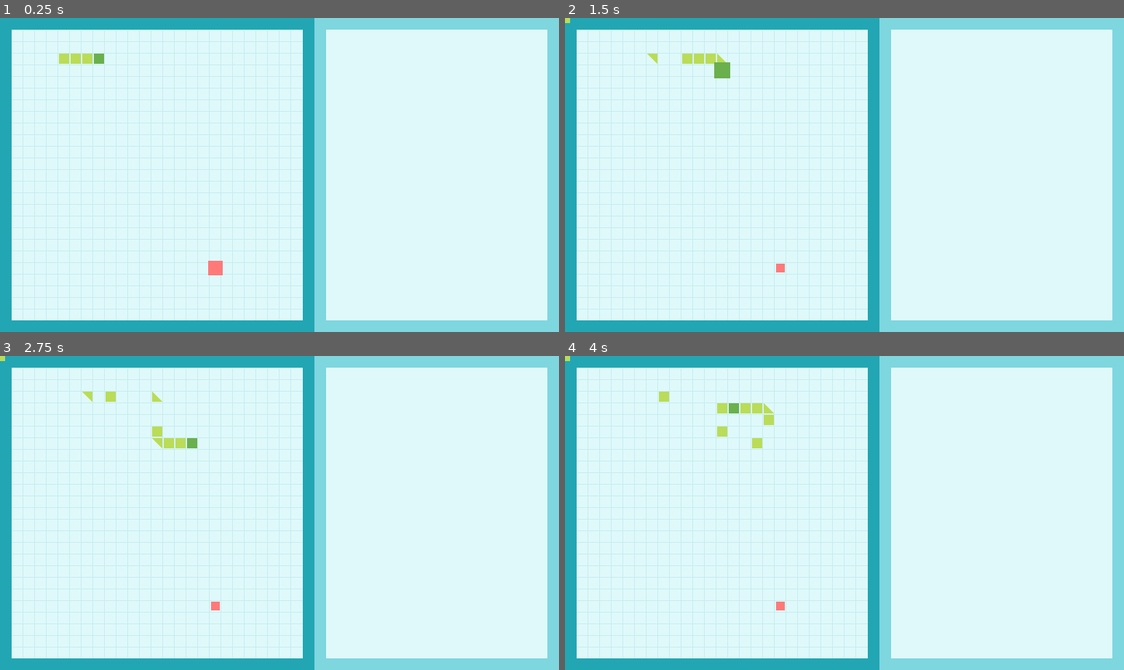
Above: before the commit, frames 1-4 (two rows, left to right).
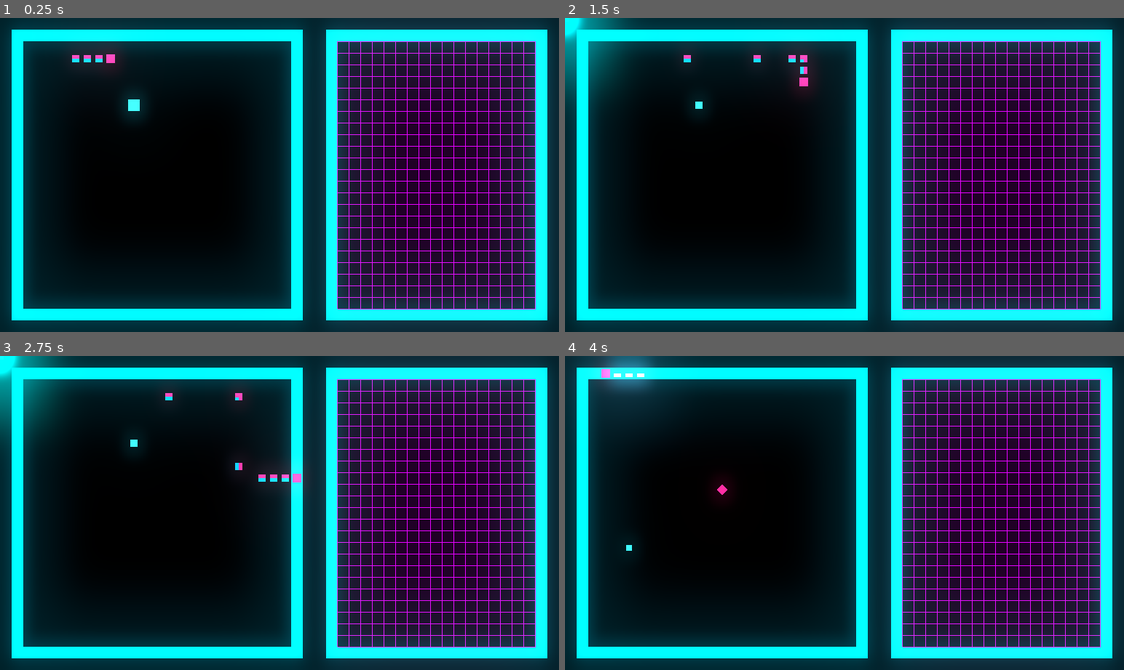
Above: after the commit, the same moments.

Repository: mikahimself/snake
Game: Godot game, scene res://scenes/GameScreen.tscn
Two runs of this game, one before a commit and one after it. Both use one fixed random seed, a clock stepped at 60 frames per second and the inputs below.
Inputs:
- Up to frame 1 (0.25 s): no input
- Up to frame 2 (1.5 s): hold Right (ui_right) 0.53-1.28 s; hold G (grow_snake, bound only after the commit) 0.53-1.28 s; tap Space (ui_select) at 0.77, 0.8, 1.07, 1.35 s; hold Down (ui_down) from 1.28 s (still down)
- Up to frame 3 (2.75 s): tap Space (ui_select) at 1.52, 1.82, 2.3 s; tap G (grow_snake, bound only after the commit) at 1.55 s; release Down (ui_down) at 2.03 s; hold Right (ui_right) from 2.03 s (still down); hold G (grow_snake, bound only after the commit) from 2.03 s (still down)
- Up to frame 4 (4 s): release Right (ui_right) at 2.78 s; release G (grow_snake, bound only after the commit) at 2.78 s; hold Up (ui_up) 2.78-3.53 s; tap G (grow_snake, bound only after the commit) at 2.85 s; tap Space (ui_select) at 3.02, 3.32 s; hold Left (ui_left) from 3.53 s (still down); hold Space (ui_select) from 3.53 s (still down)

The runs differ from the first frame. In frame 1, 100% of the frame differs, in the area x 0-100%, y 0-100%; in frame 2, 100%; in frame 3, 100%; in frame 4, 100%.

Commit message:
Add nightmarish 80s neon look and feel. Add pause and restart menus

Diff:
--- /dev/null
+++ b/fonts/pause_subtitle_font.tres
@@ -0,0 +1,7 @@
+[gd_resource type="DynamicFont" load_steps=2 format=2]
+
+[ext_resource path="res://fonts/trs-million rg.ttf" type="DynamicFontData" id=1]
+
+[resource]
+size = 24
+font_data = ExtResource( 1 )
--- /dev/null
+++ b/fonts/pause_title_font.tres
@@ -0,0 +1,7 @@
+[gd_resource type="DynamicFont" load_steps=2 format=2]
+
+[ext_resource path="res://fonts/trs-million rg.ttf" type="DynamicFontData" id=1]
+
+[resource]
+size = 48
+font_data = ExtResource( 1 )
--- a/project.godot
+++ b/project.godot
@@ -17,6 +17,7 @@
 
 config/name="sneɪk"
 run/main_scene="res://scenes/GameScreen.tscn"
+boot_splash/bg_color=Color( 0, 0, 0, 1 )
 config/icon="res://icon.png"
 
 [display]
@@ -25,9 +26,22 @@
 window/size/height=432
 window/stretch/mode="2d"
 
+[input]
+
+grow_snake={
+"deadzone": 0.5,
+"events": [ Object(InputEventKey,"resource_local_to_scene":false,"resource_name":"","device":0,"alt":false,"shift":false,"control":false,"meta":false,"command":false,"pressed":false,"scancode":71,"unicode":0,"echo":false,"script":null)
+ ]
+}
+reset_game={
+"deadzone": 0.5,
+"events": [ Object(InputEventKey,"resource_local_to_scene":false,"resource_name":"","device":0,"alt":false,"shift":false,"control":false,"meta":false,"command":false,"pressed":false,"scancode":89,"unicode":0,"echo":false,"script":null)
+ ]
+}
+
 [rendering]
 
-quality/driver/driver_name="GLES2"
 vram_compression/import_etc=true
 vram_compression/import_etc2=false
+environment/default_clear_color=Color( 0, 0, 0, 1 )
 environment/default_environment="res://default_env.tres"
--- a/scenes/BorderTile.tscn
+++ b/scenes/BorderTile.tscn
@@ -1,6 +1,9 @@
-[gd_scene load_steps=2 format=2]
+[gd_scene load_steps=3 format=2]
 
 [ext_resource path="res://art/border-tile.png" type="Texture" id=1]
 
+[sub_resource type="CanvasItemMaterial" id=1]
+
 [node name="BorderTile" type="Sprite"]
+material = SubResource( 1 )
 texture = ExtResource( 1 )
--- a/scenes/Fruit.tscn
+++ b/scenes/Fruit.tscn
@@ -1,9 +1,28 @@
-[gd_scene load_steps=3 format=2]
+[gd_scene load_steps=5 format=2]
 
 [ext_resource path="res://art/fruit.png" type="Texture" id=1]
 
-[sub_resource type="Animation" id=1]
-resource_name = "Spawn"
+[sub_resource type="CanvasItemMaterial" id=1]
+blend_mode = 1
+
+[sub_resource type="Animation" id=2]
+resource_name = "Pulse"
+length = 2.0
+loop = true
+tracks/0/type = "value"
+tracks/0/path = NodePath(".:scale")
+tracks/0/interp = 1
+tracks/0/loop_wrap = true
+tracks/0/imported = false
+tracks/0/enabled = true
+tracks/0/keys = {
+"times": PoolRealArray( 0, 1, 2 ),
+"transitions": PoolRealArray( 1, 1, 1 ),
+"update": 0,
+"values": [ Vector2( 1, 1 ), Vector2( 1.1, 1.1 ), Vector2( 1, 1 ) ]
+}
+
+[sub_resource type="Animation" id=3]
 length = 0.7
 step = 0.05
 tracks/0/type = "value"
@@ -20,8 +39,11 @@
 }
 
 [node name="Fruit" type="Sprite"]
+material = SubResource( 1 )
+scale = Vector2( 1.03306, 1.03306 )
 z_index = 5
 texture = ExtResource( 1 )
 
 [node name="AnimationPlayer" type="AnimationPlayer" parent="."]
-anims/Spawn = SubResource( 1 )
+anims/Pulse = SubResource( 2 )
+anims/Spawn = SubResource( 3 )
--- /dev/null
+++ b/scenes/GameOverScreen.tscn
@@ -0,0 +1,44 @@
+[gd_scene load_steps=3 format=2]
+
+[ext_resource path="res://fonts/pause_title_font.tres" type="DynamicFont" id=1]
+[ext_resource path="res://fonts/pause_subtitle_font.tres" type="DynamicFont" id=2]
+
+[node name="GameOverScreen" type="Node2D"]
+pause_mode = 2
+visible = false
+z_index = 100
+
+[node name="ColorRect" type="ColorRect" parent="."]
+margin_left = 32.0
+margin_top = 32.0
+margin_right = 400.0
+margin_bottom = 400.0
+color = Color( 0, 0, 0, 1 )
+
+[node name="VBoxContainer" type="VBoxContainer" parent="ColorRect"]
+anchor_left = 0.5
+anchor_top = 0.5
+anchor_right = 0.5
+anchor_bottom = 0.5
+margin_left = -138.0
+margin_top = -84.0
+margin_right = 138.0
+margin_bottom = 8.0
+alignment = 1
+
+[node name="Title" type="Label" parent="ColorRect/VBoxContainer"]
+margin_right = 276.0
+margin_bottom = 58.0
+custom_fonts/font = ExtResource( 1 )
+custom_colors/font_color = Color( 0.776471, 0.901961, 0.00784314, 1 )
+text = "Game Over"
+align = 1
+
+[node name="Subtitle" type="Label" parent="ColorRect/VBoxContainer"]
+margin_top = 62.0
+margin_right = 276.0
+margin_bottom = 92.0
+custom_fonts/font = ExtResource( 2 )
+custom_colors/font_color = Color( 0.776471, 0.901961, 0.00784314, 1 )
+text = "Press Space to continue"
+align = 1
--- a/scenes/GameScreen.tscn
+++ b/scenes/GameScreen.tscn
@@ -1,10 +1,35 @@
-[gd_scene load_steps=2 format=2]
+[gd_scene load_steps=5 format=2]
 
 [ext_resource path="res://scripts/GameScreen.gd" type="Script" id=1]
+[ext_resource path="res://scenes/PauseScreen.tscn" type="PackedScene" id=2]
+[ext_resource path="res://scenes/GameOverScreen.tscn" type="PackedScene" id=3]
+
+[sub_resource type="Environment" id=1]
+background_mode = 4
+dof_blur_near_enabled = true
+dof_blur_near_amount = 0.03
+glow_enabled = true
+glow_intensity = 1.1
+glow_bloom = 0.1
+glow_blend_mode = 0
+glow_hdr_scale = 4.0
+glow_bicubic_upscale = true
 
 [node name="GameScreen" type="Node2D"]
 script = ExtResource( 1 )
 
 [node name="SpecialSpawnTimer" type="Timer" parent="."]
 one_shot = true
+
+[node name="WorldEnvironment" type="WorldEnvironment" parent="."]
+environment = SubResource( 1 )
+
+[node name="PauseScreen" parent="." instance=ExtResource( 2 )]
+
+[node name="GameOverScreen" parent="." instance=ExtResource( 3 )]
+
+[node name="GameOverTimer" type="Timer" parent="."]
+wait_time = 2.0
+one_shot = true
 [connection signal="timeout" from="SpecialSpawnTimer" to="." method="_on_SpecialSpawnTimer_timeout"]
+[connection signal="timeout" from="GameOverTimer" to="." method="_on_GameOverTimer_timeout"]
--- /dev/null
+++ b/scenes/PauseScreen.gd
@@ -0,0 +1,14 @@
+extends Node2D
+
+var pause_state: bool = false
+
+func _input(event):
+	if event.is_action_pressed("ui_cancel"):
+		pause_state = true
+		get_tree().paused = pause_state
+		visible = pause_state
+
+	if event.is_action_pressed("ui_select"):
+		pause_state = false
+		get_tree().paused = false
+		visible = false
--- /dev/null
+++ b/scenes/PauseScreen.tscn
@@ -0,0 +1,46 @@
+[gd_scene load_steps=4 format=2]
+
+[ext_resource path="res://scenes/PauseScreen.gd" type="Script" id=1]
+[ext_resource path="res://fonts/pause_title_font.tres" type="DynamicFont" id=2]
+[ext_resource path="res://fonts/pause_subtitle_font.tres" type="DynamicFont" id=3]
+
+[node name="PauseScreen" type="Node2D"]
+pause_mode = 2
+visible = false
+z_index = 100
+script = ExtResource( 1 )
+
+[node name="ColorRect" type="ColorRect" parent="."]
+margin_left = 32.0
+margin_top = 32.0
+margin_right = 400.0
+margin_bottom = 400.0
+color = Color( 0, 0, 0, 1 )
+
+[node name="VBoxContainer" type="VBoxContainer" parent="ColorRect"]
+anchor_left = 0.5
+anchor_top = 0.5
+anchor_right = 0.5
+anchor_bottom = 0.5
+margin_left = -138.0
+margin_top = -84.0
+margin_right = 138.0
+margin_bottom = 8.0
+alignment = 1
+
+[node name="Title" type="Label" parent="ColorRect/VBoxContainer"]
+margin_right = 276.0
+margin_bottom = 58.0
+custom_fonts/font = ExtResource( 2 )
+custom_colors/font_color = Color( 0.776471, 0.901961, 0.00784314, 1 )
+text = "PAUSED"
+align = 1
+
+[node name="Subtitle" type="Label" parent="ColorRect/VBoxContainer"]
+margin_top = 62.0
+margin_right = 276.0
+margin_bottom = 92.0
+custom_fonts/font = ExtResource( 3 )
+custom_colors/font_color = Color( 0.776471, 0.901961, 0.00784314, 1 )
+text = "Press Space to continue"
+align = 1
--- a/scenes/Snake.tscn
+++ b/scenes/Snake.tscn
@@ -1,8 +1,12 @@
-[gd_scene load_steps=2 format=2]
+[gd_scene load_steps=3 format=2]
 
 [ext_resource path="res://scripts/Snake.gd" type="Script" id=1]
 
+[sub_resource type="CanvasItemMaterial" id=1]
+blend_mode = 1
+
 [node name="Snake" type="Node2D"]
+material = SubResource( 1 )
 script = ExtResource( 1 )
 
 [node name="SnakeTiles" type="Node2D" parent="."]
--- a/scenes/SnakeHeadTile.tscn
+++ b/scenes/SnakeHeadTile.tscn
@@ -1,9 +1,11 @@
-[gd_scene load_steps=5 format=2]
+[gd_scene load_steps=6 format=2]
 
 [ext_resource path="res://art/snake-head-tile.png" type="Texture" id=1]
 
+[sub_resource type="CanvasItemMaterial" id=1]
+blend_mode = 1
+
 [sub_resource type="Animation" id=2]
-resource_name = "Die"
 length = 0.2
 loop = true
 step = 0.01
@@ -32,8 +34,7 @@
 "values": [ Vector2( 1, 1 ) ]
 }
 
-[sub_resource type="Animation" id=1]
-resource_name = "EatFruit"
+[sub_resource type="Animation" id=3]
 length = 0.5
 step = 0.05
 tracks/0/type = "value"
@@ -49,8 +50,7 @@
 "values": [ Vector2( 1, 1 ), Vector2( 1.75, 1.75 ), Vector2( 1, 1 ) ]
 }
 
-[sub_resource type="Animation" id=3]
-resource_name = "EatSpecial"
+[sub_resource type="Animation" id=4]
 length = 0.5
 step = 0.05
 tracks/0/type = "value"
@@ -67,10 +67,12 @@
 }
 
 [node name="SnakeTile" type="Sprite"]
+material = SubResource( 1 )
+use_parent_material = true
 z_index = 20
 texture = ExtResource( 1 )
 
 [node name="AnimationPlayer" type="AnimationPlayer" parent="."]
 anims/Die = SubResource( 2 )
-anims/EatFruit = SubResource( 1 )
-anims/EatSpecial = SubResource( 3 )
+anims/EatFruit = SubResource( 3 )
+anims/EatSpecial = SubResource( 4 )
--- /dev/null
+++ b/scenes/SnakeTile.shader
@@ -0,0 +1,20 @@
+shader_type canvas_item;
+
+vec4 sample_glow_pixel(sampler2D tex, vec2 uv) {
+    float hdr_threshold = 1.0; // Pixels with higher color than 1 will glow
+    return max(texture(tex, uv) - hdr_threshold, vec4(0.0));
+}
+
+void fragment() {
+    vec2 ps = SCREEN_PIXEL_SIZE;
+    // Get blurred color from pixels considered glowing
+    vec4 col0 = sample_glow_pixel(SCREEN_TEXTURE, SCREEN_UV + vec2(-ps.x, 0));
+    vec4 col1 = sample_glow_pixel(SCREEN_TEXTURE, SCREEN_UV + vec2(ps.x, 0));
+    vec4 col2 = sample_glow_pixel(SCREEN_TEXTURE, SCREEN_UV + vec2(0, -ps.y));
+    vec4 col3 = sample_glow_pixel(SCREEN_TEXTURE, SCREEN_UV + vec2(0, ps.y));
+
+    vec4 col = texture(SCREEN_TEXTURE, SCREEN_UV);
+    vec4 glowing_col = 0.25 * (col0 + col1 + col2 + col3);
+
+    COLOR = vec4(col.rgb + glowing_col.rgb, col.a);
+}
--- a/scenes/SnakeTile.tscn
+++ b/scenes/SnakeTile.tscn
@@ -1,9 +1,13 @@
-[gd_scene load_steps=2 format=2]
+[gd_scene load_steps=3 format=2]
 
 [ext_resource path="res://art/snake-tile.png" type="Texture" id=1]
 
+[sub_resource type="CanvasItemMaterial" id=1]
+blend_mode = 1
+
 [node name="SnakeTile" type="Sprite"]
 visible = false
+material = SubResource( 1 )
 z_index = 10
 texture = ExtResource( 1 )
 
--- a/scenes/Special.tscn
+++ b/scenes/Special.tscn
@@ -37,9 +37,9 @@
 "values": [ Color( 1, 1, 1, 1 ), Color( 1, 1, 1, 0 ), Color( 1, 1, 1, 1 ) ]
 }
 
-[sub_resource type="Animation" id=1]
-resource_name = "Spawn"
+[sub_resource type="Animation" id=3]
 length = 0.5
+loop = true
 step = 0.05
 tracks/0/type = "value"
 tracks/0/path = NodePath(".:scale")
@@ -55,15 +55,16 @@
 }
 
 [node name="Special" type="Sprite"]
+rotation = 0.785398
 scale = Vector2( 1e-005, 1e-005 )
 z_index = 5
 texture = ExtResource( 1 )
 script = ExtResource( 2 )
 
 [node name="AnimationPlayer" type="AnimationPlayer" parent="."]
-anims/Despawn = SubResource( 3 )
+anims/Despawn = SubResource( 1 )
 anims/DespawnWarning = SubResource( 2 )
-anims/Spawn = SubResource( 1 )
+anims/Spawn = SubResource( 3 )
 
 [node name="DespawnTimer" type="Timer" parent="."]
 wait_time = 10.0
--- a/scripts/GameScreen.gd
+++ b/scripts/GameScreen.gd
@@ -3,6 +3,8 @@
 # Arena Size
 var rows: int = 25
 var cols: int = 25
+
+var pause_state: bool = false
 
 var rng: RandomNumberGenerator
 
@@ -13,7 +15,7 @@
 var start_y: int = 56
 var offset: int = 24
 var game_on: bool = true
-var move_time_step: float = 0.2
+var move_time_step: float = 0.1
 var current_move_time: float = 0.0
 var snake_length: int = 0
 var special_spawn_limit = 10
@@ -24,6 +26,7 @@
 onready var special_scene: PackedScene = preload("res://scenes/Special.tscn")
 onready var border_scene: PackedScene = preload("res://scenes/BorderTile.tscn")
 onready var special_spawn_timer: Timer = get_node("SpecialSpawnTimer")
+onready var game_over_screen = get_node("GameOverScreen")
 
 var border_top = preload("res://art/border-tile-top.png")
 
@@ -36,7 +39,6 @@
     rng.randomize()
     spawn_snake()
     spawn_fruit()
-    draw_border()
 
 func spawn_snake() -> void:
     snake = snake_scene.instance()
@@ -58,47 +60,22 @@
     add_child(special)
     move_special()
 
-func draw_border():
-    for i in range(0,27):
-        var top = border_scene.instance()
-        top.position = Vector2(i * 16 + 8, 8)
-        top.rotation_degrees = 180
-        add_child(top)
-    for i in range(1,27):
-        var bottom = border_scene.instance()
-        bottom.position = Vector2(i * 16 + 8, 424)
-        bottom.rotation_degrees = 90
-        add_child(bottom)
+func _draw():
+    draw_rect(Rect2(Vector2(16,16), Vector2(400,400)), Color("#01c4e7"))
+    draw_rect(Rect2(Vector2(32,32), Vector2(368,368)), Color("#000000"))
 
-    for i in range(1,27):
-        var left = border_scene.instance()
-        left.position = Vector2(8, i * 16 + 8)
-        left.rotation_degrees = 180
-        add_child(left)
+    draw_rect(Rect2(Vector2(448,16), Vector2(304,400)), Color("#01c4e7"))
+    draw_rect(Rect2(Vector2(464,32), Vector2(272,368)), Color("#000000"))
 
-        var right = border_scene.instance()
-        right.position = Vector2(424, i * 16 + 8)
-        right.rotation_degrees = 270
-        add_child(right)
-
-
-func _draw():
-    draw_rect(Rect2(Vector2(0,0), Vector2(432,432)), Color("#dff9fb"))
-    #c7ecee
-    draw_rect(Rect2(Vector2(432,0), Vector2(384,432)), Color("#7ed6df"))
-    draw_rect(Rect2(Vector2(448,16), Vector2(304,400)), Color("#dff9fb"))
-    #draw_line(Vector2(0,432), Vector2(432, 432), Color("2980b9"), 5)
-    #draw_line(Vector2(431,0), Vector2(431, 432), Color("2980b9"), 2)
-
-    for i in range(1,26):
-        draw_line(Vector2(i * 16,0), Vector2(i * 16, 432), Color("#c7ecee"), 1)
-        draw_line(Vector2(0,i * 16), Vector2(432, i * 16), Color("#c7ecee"), 1)
-
+    for i in range(2,26):
+        draw_line(Vector2(464, i * 16), Vector2(736, i * 16), Color("#c501e2"), 1)
+    for i in range(0, 18):
+        draw_line(Vector2(i * 16 + 464, 32), Vector2(i * 16 + 464, 400), Color("#c501e2"), 1)
 
 func move_fruit() -> void:
     fruit.scale = Vector2.ZERO
-    var new_col = rng.randi_range(1, cols - 2)
-    var new_row = rng.randi_range(1, rows - 2)
+    var new_col = rng.randi_range(2, cols - 3)
+    var new_row = rng.randi_range(2, rows - 3)
     var new_pos = Vector2(new_col * tile_size + offset, new_row * tile_size + offset)
 
     if snake.is_fruit_under_snake(new_pos):
@@ -107,11 +84,12 @@
         fruit.position = new_pos
 
     fruit.get_node("AnimationPlayer").play("Spawn")
+    fruit.get_node("AnimationPlayer").queue("Pulse")
 
 
 func move_special() -> void:
-    var new_col = rng.randi_range(1, cols - 2)
-    var new_row = rng.randi_range(1, rows - 2)
+    var new_col = rng.randi_range(2, cols - 3)
+    var new_row = rng.randi_range(2, rows - 3)
     var new_pos = Vector2(new_col * tile_size + offset, new_row * tile_size + offset)
 
     if snake.is_fruit_under_snake(new_pos) or new_pos == fruit.position:
@@ -121,6 +99,9 @@
         special.position = new_pos
 
 func _process(delta) -> void:
+
+    handle_input()
+
     if game_on:
         snake.check_input()
         current_move_time += delta
@@ -133,8 +114,27 @@
                 snake.check_for_special(special.position)
             current_move_time = 0
 
+func handle_input():
+    if Input.is_action_pressed("reset_game"):
+        reset_game()
+    if Input.is_action_pressed("ui_select") and not game_on:
+        reset_game()
+
+func reset_game():
+    snake_length = 0
+    snake.queue_free()
+    fruit.queue_free()
+    spawn_snake()
+    spawn_fruit()
+    get_tree().paused = false
+    game_on = true
+    game_over_screen.visible = false
+    if special:
+        special.set_disabled(true)
+
 func on_snake_dead():
     game_on = false
+    $GameOverTimer.start()
 
 func on_snake_ate_fruit():
     move_fruit()
@@ -151,3 +151,6 @@
 
 func _on_SpecialSpawnTimer_timeout():
     spawn_special()
+
+func _on_GameOverTimer_timeout():
+    game_over_screen.visible = true
--- a/scripts/Snake.gd
+++ b/scripts/Snake.gd
@@ -14,6 +14,7 @@
 onready var snake_tile: PackedScene = preload("res://scenes/SnakeTile.tscn")
 onready var snake_head_tile: PackedScene = preload("res://scenes/SnakeHeadTile.tscn")
 onready var snake_corner = preload("res://art/snake-corner-tile.png")
+onready var snake_corner_alt = preload("res://art/snake-corner-tile-alt.png")
 onready var snake_body = preload("res://art/snake-tile.png")
 onready var snake_head = preload("res://art/snake-head-tile.png")
 onready var snake_tiles = $SnakeTiles
@@ -58,7 +59,7 @@
 		direction = directions.UP
 	if Input.is_action_pressed("ui_down") and direction != directions.UP:
 		direction = directions.DOWN
-	if Input.is_action_pressed("ui_select"):
+	if Input.is_action_pressed("grow_snake"):
 		eat_fruit()
 
 func calculate_snake_position() -> void:
@@ -112,46 +113,59 @@
 		tiles[i].position = tile_pos[i]
 		if i > 0:
 			tiles[i].set_texture(snake_body)
-			tiles[0].flip_h = false
+			tiles[i].flip_v = false
+			tiles[i].flip_h = false
+			tiles[i].rotation_degrees = 0
+
 			if tile_pos[i - 1].x < tile_pos[i].x:
-				tiles[i].rotation_degrees = 0
 				var next_tile = i + 1
 				if next_tile < tile_pos.size():
 					if tile_pos[i + 1].y < tile_pos[i].y:
 						tiles[i].set_texture(snake_corner)
 						tiles[i].rotation_degrees = 270
 					elif tile_pos[i + 1].y > tile_pos[i].y:
-						tiles[i].set_texture(snake_corner)
+						tiles[i].set_texture(snake_corner_alt)
 						tiles[i].rotation_degrees = 180
+					else:
+						tiles[i].flip_v = true
+				else:
+					tiles[i].flip_v = true
+
 			elif tile_pos[i - 1].x > tile_pos[i].x:
 				tiles[i].rotation_degrees = 0
 				var next_tile = i + 1
 				if next_tile < tile_pos.size():
 					if tile_pos[i + 1].y < tile_pos[i].y:
-						tiles[i].set_texture(snake_corner)
+						tiles[i].set_texture(snake_corner_alt)
 					elif tile_pos[i + 1].y > tile_pos[i].y:
 						tiles[i].set_texture(snake_corner)
 						tiles[i].rotation_degrees = 90
-
+			# Going up
 			elif tile_pos[i - 1].y < tile_pos[i].y:
 				var next_tile = i + 1
 				if next_tile < tile_pos.size():
 					if tile_pos[i + 1].x < tile_pos[i].x:
-						tiles[i].set_texture(snake_corner)
+						tiles[i].set_texture(snake_corner_alt)
 						tiles[i].rotation_degrees = 270
+
 					elif tile_pos[i + 1].x > tile_pos[i].x:
 						tiles[i].set_texture(snake_corner)
 						tiles[i].rotation_degrees = 0
 					else:
 						tiles[i].rotation_degrees = 90
+						tiles[i].flip_v = true
 				else:
 					tiles[i].rotation_degrees = 90
+					tiles[i].flip_v = true
+
+			# Going Down
 			elif tile_pos[i - 1].y > tile_pos[i].y:
 				var next_tile = i + 1
 				if next_tile < tile_pos.size():
 					if tile_pos[i + 1].x > tile_pos[i].x:
-						tiles[i].set_texture(snake_corner)
-						tiles[i].rotation_degrees = 90
+						tiles[i].set_texture(snake_corner_alt)
+						tiles[i].rotation_degrees = 90
+
 					elif tile_pos[i + 1].x < tile_pos[i].x:
 						tiles[i].set_texture(snake_corner)
 						tiles[i].rotation_degrees = 180
@@ -159,6 +173,8 @@
 						tiles[i].rotation_degrees = 90
 				else:
 					tiles[i].rotation_degrees = 90
+
+
 	tiles[-1].visible = true
 
 func check_for_fruit(fruit_position) -> void:
Binary file changed: art/border-tile.png
Binary file changed: art/fruit.png
Binary file added: art/snake-corner-tile-alt.png
Not shown, added: art/snake-corner-tile-alt.png.import
Binary file changed: art/snake-corner-tile.png
Binary file changed: art/snake-head-tile.png
Binary file changed: art/snake-tile.png
Binary file changed: art/special.png
Binary file added: art/white.png
Not shown, added: art/white.png.import
Binary file added: fonts/trs-million rg.ttf
Not shown: 1 places in scenes/Special.tscn that only renumber resources
(and 3 more such lines)
